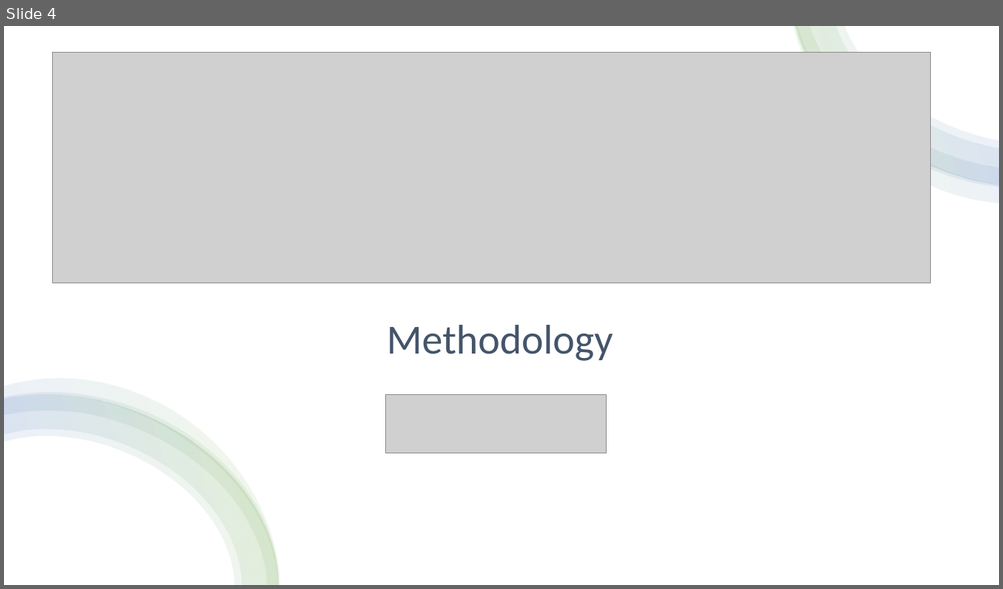
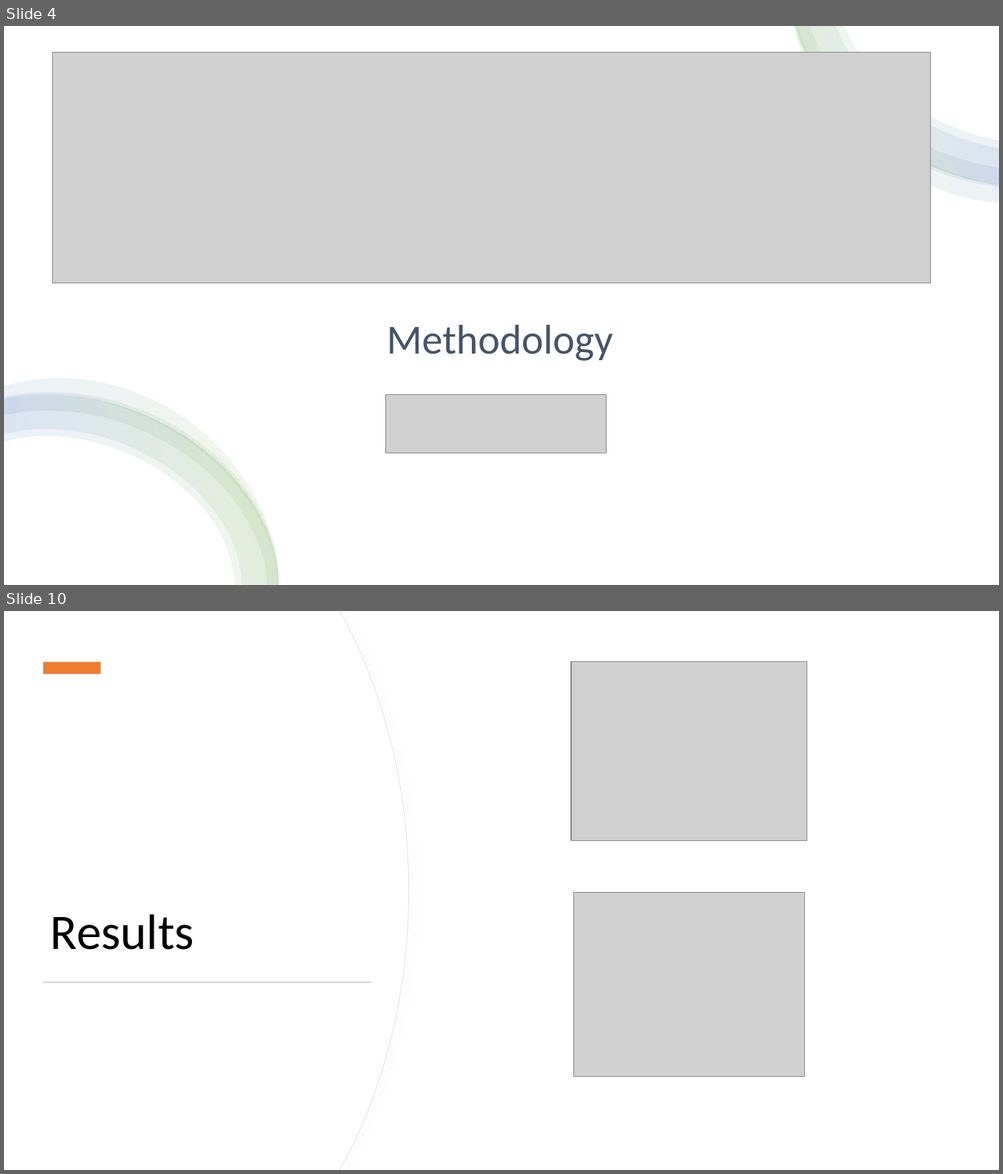
Before and after one commit to andrewqsmith/Block-Size-Optimization-for-VBASBS-Queueing-Model-for-Blockchain, a slide deck: Group Presentation.pptx. Shown one above the other, each under a label of ours: slide 4 before the commit, slides 4 and 10 after it; the slides between them are not shown. The pictures are 1003x589 and 1003x1174 pixels, drawn with LibreOffice and Linux fonts; fonts in the diff are those of the drawing; grey boxes stand for pictures. Boxes give left, top, right and bottom in pixels: in the first picture for what was removed or moved away, otherwise in the second. Text is boxed around its words. In the diff, an @@ line names an element or a change of style, - is before the commit and + after.

```diff
--- a/Group Presentation.pptx
+++ b/Group Presentation.pptx
@@ slide 10 added at [4,611,999,1170], background #FFFFFF @@
@@ freeform shape added at [4,611,408,1170], fill #FFFFFF, outline #E6E6E6 0.75 pt @@
@@ freeform shape added at [4,611,407,1170], fill #FFFFFF @@
@@ rectangle added at [43,662,101,674], fill #ED7D31 @@
@@ picture added at [571,662,807,841] @@
@@ picture added at [573,892,804,1076] @@
@@ title added at [51,914,194,950], 48 pt, text #000000 @@
+Results
@@ rectangle added at [43,982,372,983], fill #D5D5D5 @@
```
Also in this commit, not shown: 1 slide changed, 5 other slides added.
